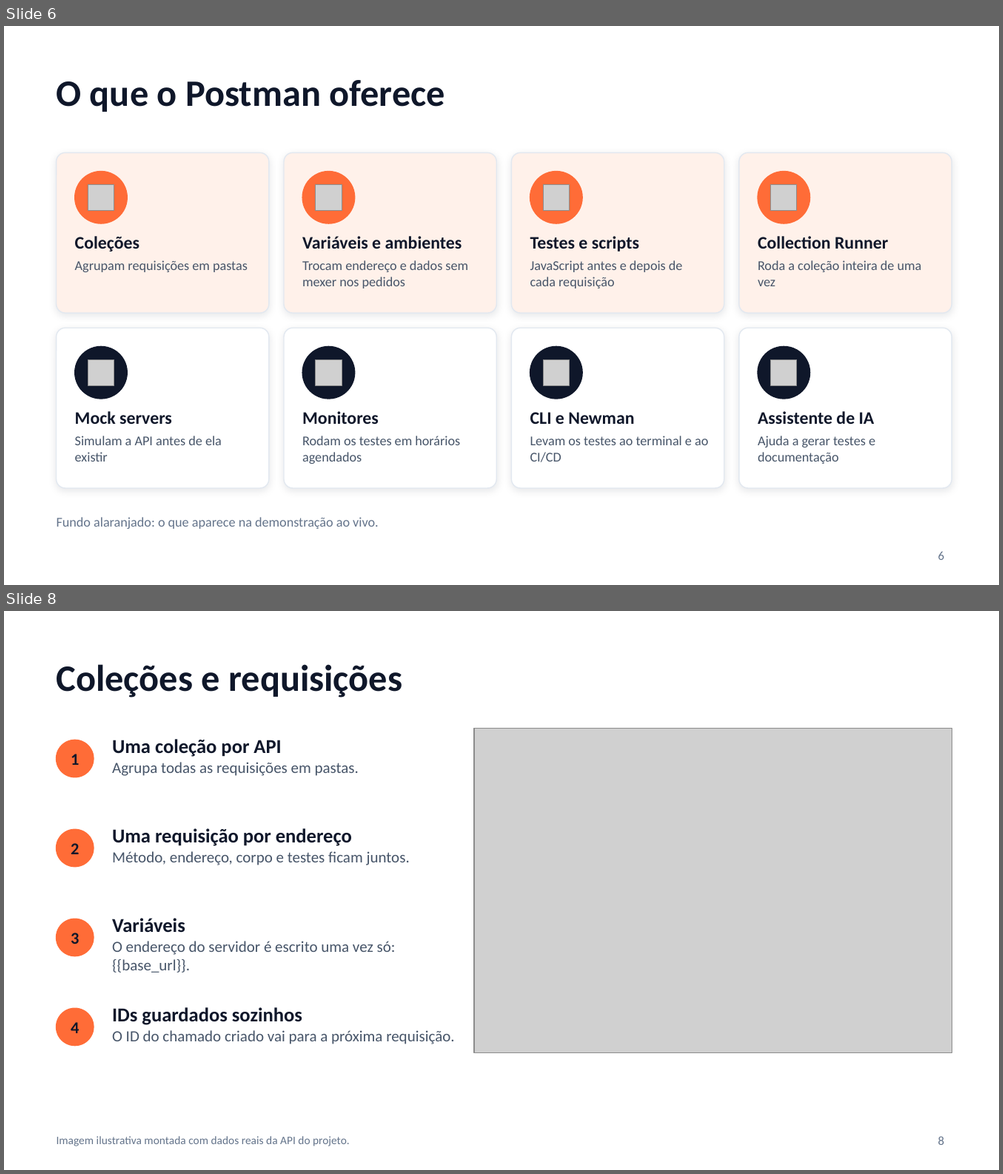
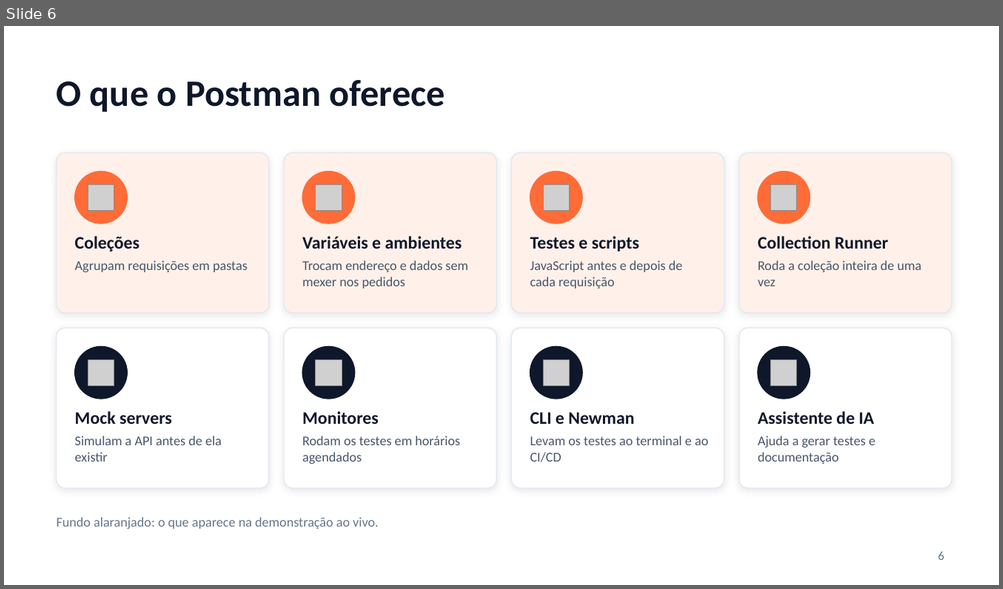
Before and after one commit to marck-2/helpdesk-local-postman, a slide deck: Slides_Postman/Apresentacao_Postman.pptx. Shown one above the other, each under a label of ours: slides 6 and 8 before the commit, slide 6 after it; the slides between them are not shown. The pictures are 1003x1174 and 1003x589 pixels, drawn with LibreOffice and Linux fonts; fonts in the diff are those of the drawing; grey boxes stand for pictures. Boxes give left, top, right and bottom in pixels: in the first picture for what was removed or moved away, otherwise in the second. Text is boxed around its words. In the diff, an @@ line names an element or a change of style, - is before the commit and + after.

```diff
--- a/Slides_Postman/Apresentacao_Postman.pptx
+++ b/Slides_Postman/Apresentacao_Postman.pptx
@@ slide 8 removed at <box>4,611,999,1170</box>, background #FFFFFF @@
@@ text removed at <box>57,664,402,698</box> @@
-Coleções e requisições
@@ ellipse removed at <box>57,740,94,777</box> @@
@@ text removed at <box>112,739,358,776</box> @@
-Uma coleção por API
-Agrupa todas as requisições em pastas.
@@ picture removed at <box>474,728,951,1054</box> @@
@@ text removed at <box>71,754,79,765</box> @@
-1
@@ ellipse removed at <box>57,829,94,867</box> @@
@@ text removed at <box>112,829,410,866</box> @@
-Uma requisição por endereço
-Método, endereço, corpo e testes ficam juntos.
@@ text removed at <box>71,843,79,854</box> @@
-2
@@ ellipse removed at <box>57,919,94,957</box> @@
@@ text removed at <box>112,918,395,973</box> @@
-Variáveis
-O endereço do servidor é escrito uma vez só: {{base_url}}.
@@ text removed at <box>71,933,79,944</box> @@
-3
@@ ellipse removed at <box>57,1008,94,1046</box> @@
@@ text removed at <box>112,1008,454,1045</box> @@
-IDs guardados sozinhos
-O ID do chamado criado vai para a próxima requisição.
@@ text removed at <box>71,1022,79,1034</box> @@
-4
@@ text removed at <box>57,1136,350,1147</box> @@
-Imagem ilustrativa montada com dados reais da API do projeto.
@@ page number removed at <box>938,1136,944,1145</box> @@
-8
```
Also in this commit, not shown: 4 slides changed, 7 other slides removed, 1 other file.
